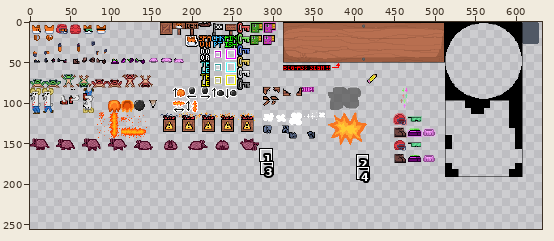
A sprite sheet gets an edit: res/entity.png. Above, an overview of the earlier version with the close-up marked.
Close-up. As it was:
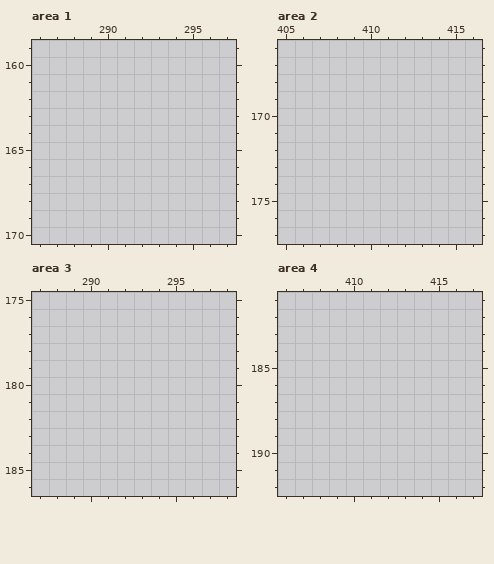
The file is 656x256 pixels. Colours within 5 levels of each other are drawn and written as one. Shown: area 1: x 286..297, y 159..170; area 2: x 405..416, y 166..177; area 3: x 287..298, y 175..186; area 4: x 406..417, y 181..192. The wide view leaves out empty margins. The commit also changed other parts of the picture, which this record leaves out.
Once edited:
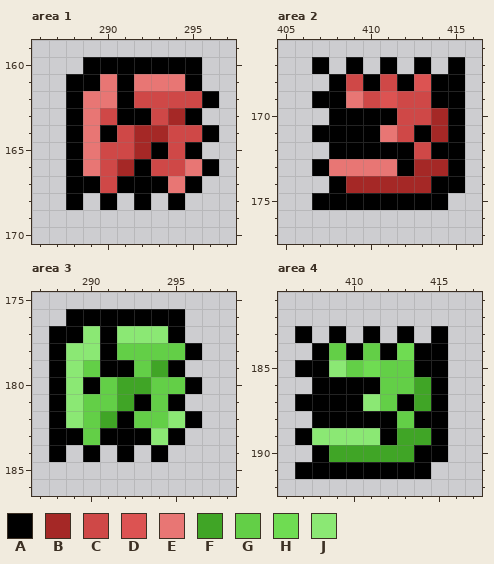
Palette (. is transparent): A #000000  B #a52826  C #cf4847  D #dc5352  E #e87674  F #40a526  G #63cf47  H #6fdc52  J #8be874
The edit:
--- area 1
@@ x 286..297 @@
 159 ............
-160 ............
-161 ............
-162 ............
-163 ............
-164 ............
-165 ............
-166 ............
-167 ............
-168 ............
+160 ...AAAAAAA..
+161 ..AAEAEEEA..
+162 ..AEEACCCCA.
+163 ..AECAACBA..
+164 ..AEACBBCCA.
+165 ..AECCBACA..
+166 ..AECBACCEA.
+167 ..AACAAAEA..
+168 ..A.A.A.A...
 169 ............
--- area 2
@@ x 405..416 @@
 166 ............
-167 ............
-168 ............
-169 ............
-170 ............
-171 ............
-172 ............
-173 ............
-174 ............
-175 ............
+167 ..A.A.A.A.A.
+168 ...ACACADAA.
+169 ..AAECDCCAA.
+170 ...AAAACCBA.
+171 ..AAAAECABA.
+172 ...AAAAACAA.
+173 ..AEEEEABBA.
+174 ...ABBBBBAA.
+175 ..AAAAAAAA..
 176 ............
--- area 3
@@ x 287..298 @@
 175 ............
-176 ............
-177 ............
-178 ............
-179 ............
-180 ............
-181 ............
-182 ............
-183 ............
-184 ............
+176 ..AAAAAAA...
+177 .AAJAJJJA...
+178 .AJJAGGGGA..
+179 .AJGAAGFA...
+180 .AJAGFFGGA..
+181 .AJGGFAGA...
+182 .AJGFAGGJA..
+183 .AAGAAAJA...
+184 .A.A.A.A....
 185 ............
--- area 4
@@ x 406..417 @@
 182 ............
-183 ............
-184 ............
-185 ............
-186 ............
-187 ............
-188 ............
-189 ............
-190 ............
-191 ............
+183 .A.A.A.A.A..
+184 ..AGAGAHAA..
+185 .AAJGHGGAA..
+186 ..AAAAGGFA..
+187 .AAAAJGAFA..
+188 ..AAAAAGAA..
+189 .AJJJJAFFA..
+190 ..AFFFFFAA..
+191 .AAAAAAAA...
 192 ............
Boxes around the changes in both close-ups, in picture pixels (x1, y1, x2, y2):
added: (66, 57, 219, 210)
added: (312, 57, 465, 210)
added: (49, 309, 202, 462)
added: (295, 326, 448, 479)
